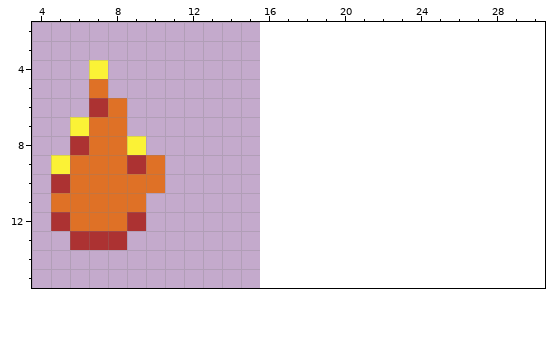
File history of a pixel-art file, Assets/Game/Art/Sprites/Fire.aseprite. Above: the version before the commit.
16x16 pixels, 1 frame. Shown: x 4..30, y 2..15. The old version is drawn lined up with the new one, on the new canvas.
After:
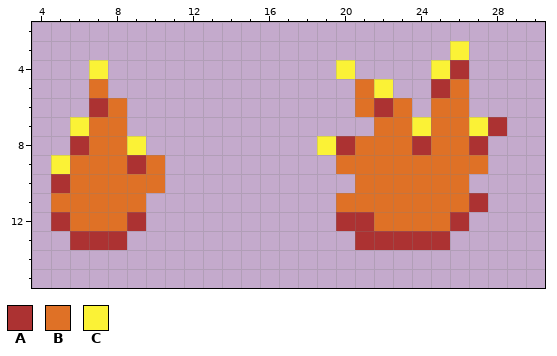
Palette (. is transparent): A #ac3232  B #df7126  C #fbf236
Changes in this commit:
canvas 16x16 -> 32x16
The edit adds colour A in row 4 at x 26; in row 5 at x 25; in row 6 at x 22; in row 7 at x 28; in row 8 at x 20, 24 and 27; in row 11 at x 27.
The edit adds colour A in row 12 at x 20 to 21 and 26; in row 13 at x 21 to 25.
The edit adds colour B in row 5 at x 21 and 26; in row 6 at x 21, 23 and 25 to 26; in row 7 at x 22 to 23 and 25 to 26; in row 8 at x 21 to 23 and 25 to 26; in row 9 at x 20 to 27; in row 10 at x 21 to 26.
The edit adds colour B in row 11 at x 20 to 26; in row 12 at x 22 to 25.
The edit adds colour C in row 3 at x 26; in row 4 at x 20 and 25; in row 5 at x 22; in row 7 at x 24 and 27; in row 8 at x 19.
